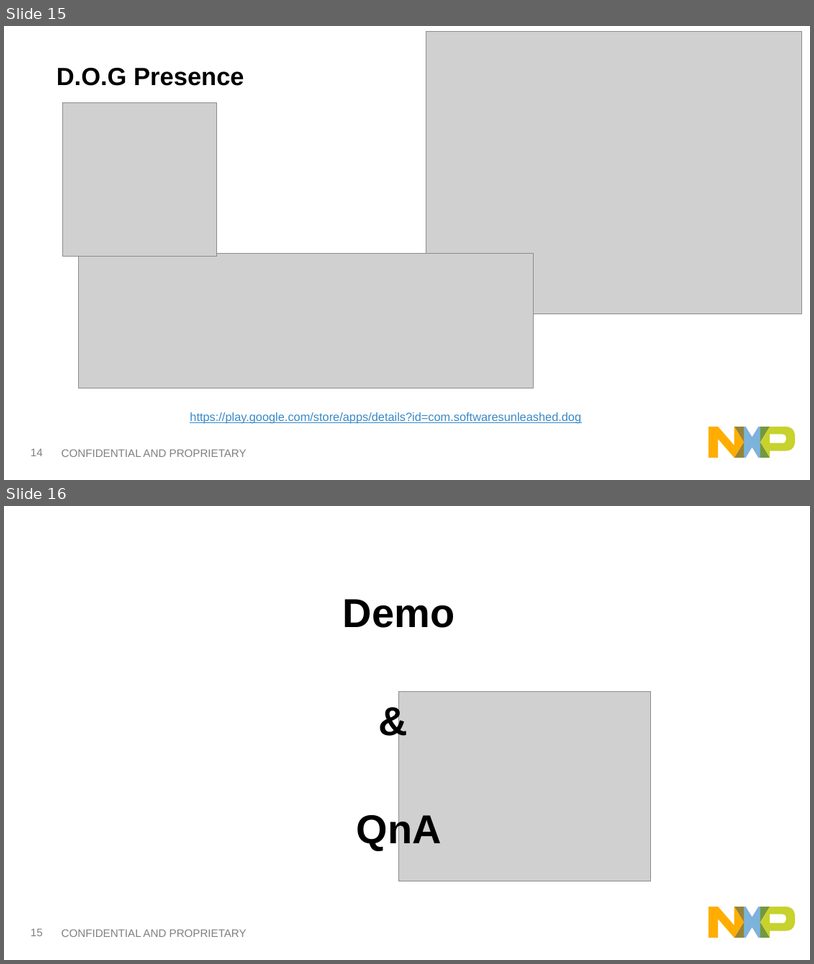
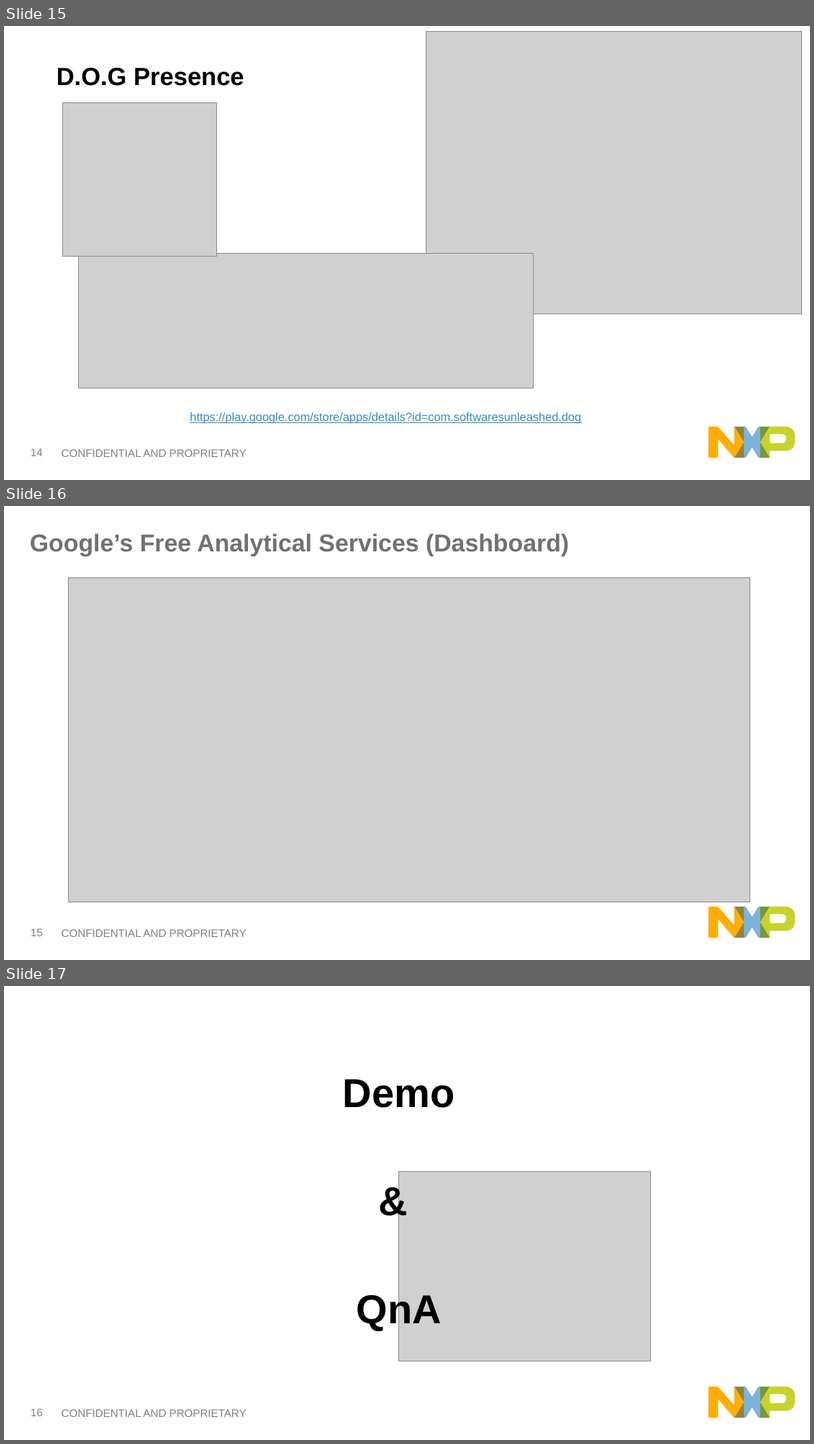
Before and after one commit to softwaresunleashed/dog, a slide deck: demo_artifacts/DOG-DebugOnGo.pptx. Shown one above the other, each under a label of ours: slides 15 and 16 before the commit, slides 15, 16 and 17 after it. The pictures are 814x964 and 814x1444 pixels, drawn with LibreOffice and Linux fonts; fonts in the diff are those of the drawing; grey boxes stand for pictures. Boxes give left, top, right and bottom in pixels: in the first picture for what was removed or moved away, otherwise in the second. Text is boxed around its words. In the diff, an @@ line names an element or a change of style, - is before the commit and + after.

```diff
--- a/demo_artifacts/DOG-DebugOnGo.pptx
+++ b/demo_artifacts/DOG-DebugOnGo.pptx
@@ slide 16 added at (x1=4, y1=506, x2=810, y2=960), background #FFFFFF; not listed: 7 template elements that a slide beside it also shows @@
@@ title added at (x1=30, y1=533, x2=569, y2=556), 29 pt, text #707070, bold @@
+Google’s Free Analytical Services (Dashboard)
@@ picture added at (x1=69, y1=577, x2=751, y2=901) @@
@@ what was slide 16 is now slide 17 @@
```
Also in this commit, not shown: 1 slide changed.
